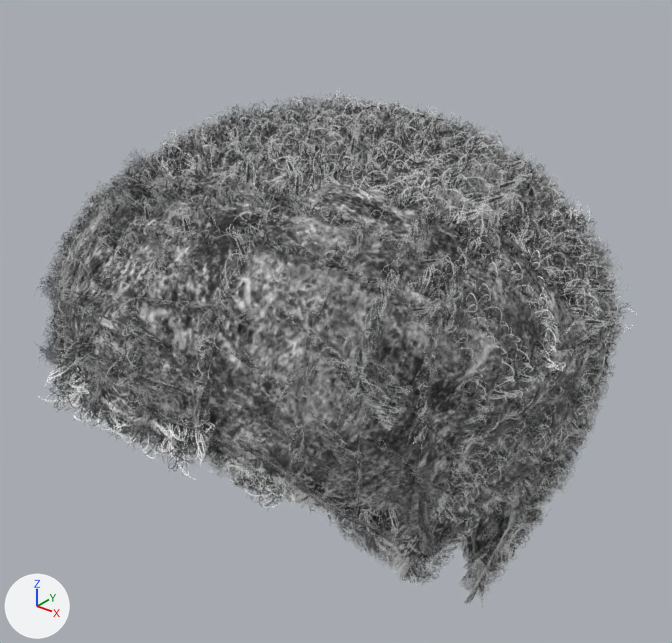
What one commit did to the glTF model public/models/makehuman/hair/masc/rulos.gltf.
One viewpoint serves both versions: a camera (50 mm lens) standing at (0.197, -0.289, 1.826) and looking at (-0.007, -0.035, 1.668). Every picture has the same lights, and +X, +Y and +Z are marked at lower left. The first picture is the older version.

Names of what the first picture shows: 'masc_hair_rulos'.
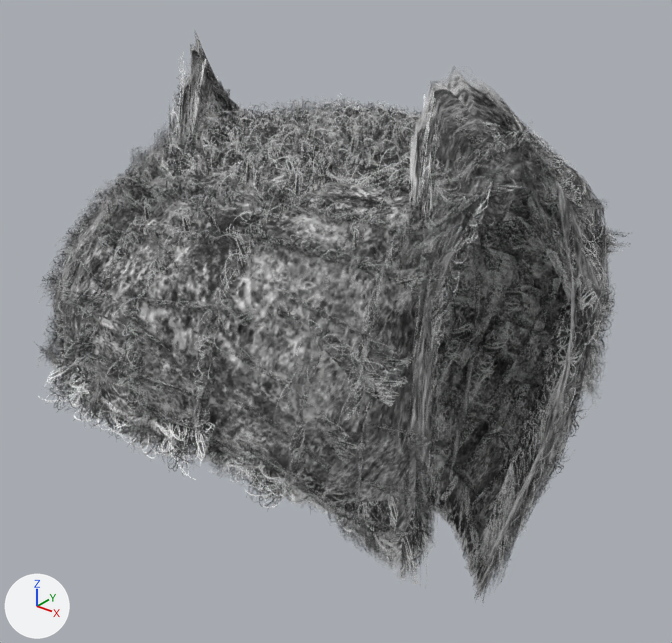
The newer file adds a shape key; the second version is drawn at full value of the shape key 'a_orejasPerro' of 'masc_hair_rulos', and the change is written as the vertex moves it makes.

Changed parts and their boxes (x1, y1, x2, y2) in the pictures (672 x 643 px; the box of a moved part takes in the faces that stretch with it):
'masc_hair_rulos', reshaped (10% taller): before (34, 89, 637, 608); after (36, 34, 631, 603)
part 1 of me_afro01_007, moved or reshaped (not visible afterwards): before (480, 159, 527, 196)
part 2 of me_afro01_007, moved or reshaped: before (276, 224, 376, 411); after (276, 221, 372, 409)
part 3 of me_afro01_007, moved or reshaped (not visible afterwards): before (406, 116, 492, 157)
part 4 of me_afro01_007, moved or reshaped: before (38, 163, 137, 311); after (38, 163, 152, 309)
part 5 of me_afro01_007, moved or reshaped: before (36, 94, 635, 603); after (39, 34, 631, 603)

Diff of the bpy script that builds the scene:
```diff
--- a/public/models/makehuman/hair/masc/rulos.gltf.py
+++ b/public/models/makehuman/hair/masc/rulos.gltf.py
@@ me_afro01_007 @@
 # used by ob_masc_hair_rulos; location = (0.0, 0.0, 0.0)
-me_afro01_007.from_pydata(...)  # 2196 vertices, 2192 faces; spans x -0.098..0.098, y -0.157..0.086, z 1.542..1.758
+me_afro01_007.from_pydata(...)  # 2196 vertices, 2192 faces; spans x -0.093..0.093, y -0.157..0.086, z 1.542..1.775
+# me_afro01_007 part 1: the loose piece of 4 vertices spanning x 0.045..0.051, y -0.036..0.014, z 1.718..1.741 is moved by (-0.002, -0.001, 0.0)
+# me_afro01_007 part 2: the loose piece of 4 vertices spanning x 0.048..0.052, y -0.135..-0.082, z 1.69..1.738 is moved by (-0.001, 0.0, 0.0)
+# me_afro01_007 part 3: the loose piece of 4 vertices spanning x -0.032..0.035, y 0.005..0.007, z 1.724..1.742 is moved by (0.0, -0.001, -0.001)
+# me_afro01_007 part 4: the loose piece of 4 vertices spanning x -0.052..-0.048, y -0.135..-0.082, z 1.69..1.738 is moved by (0.001, 0.0, 0.0)
+# me_afro01_007 part 5: 1124 of 2196 vertices moved; they spanned x -0.098..0.098, y -0.127..0.045, z 1.552..1.757 and now span x -0.093..0.093, y -0.126..0.044, z 1.552..1.775; mean shift (0.0, -0.001, 0.038); largest move (0.073, -0.044, 1.628) -> (0.056, -0.052, 1.775)
+# other edits to the shape of me_afro01_007 do not show in these pictures
 me_afro01_007.materials.append(mat_hair_hair_rulos)
```
